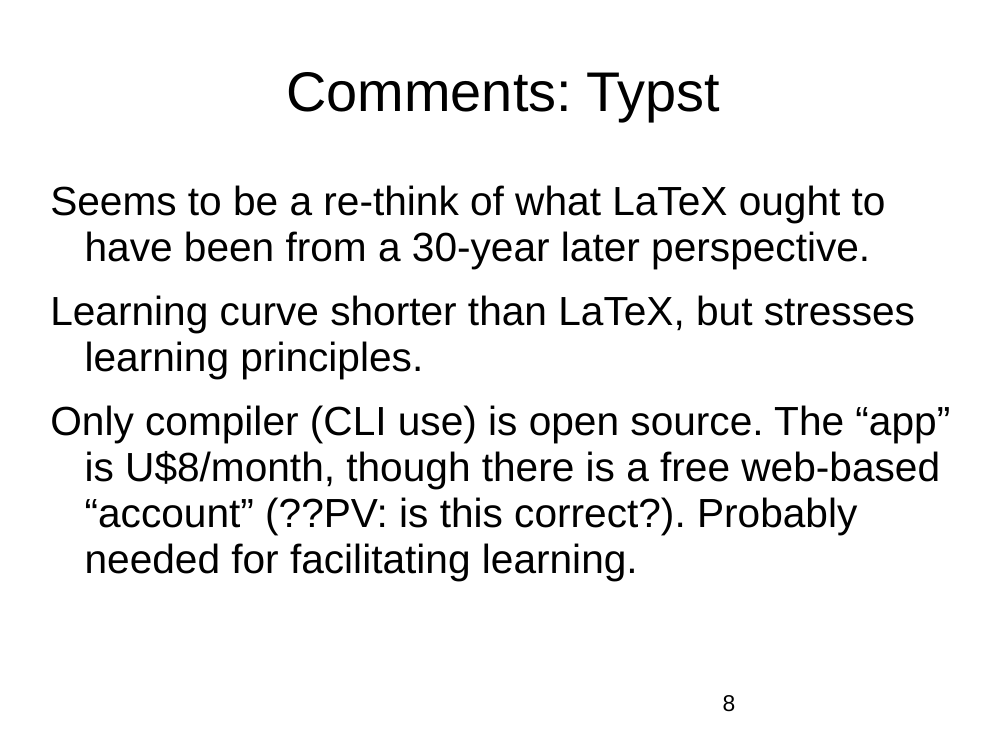
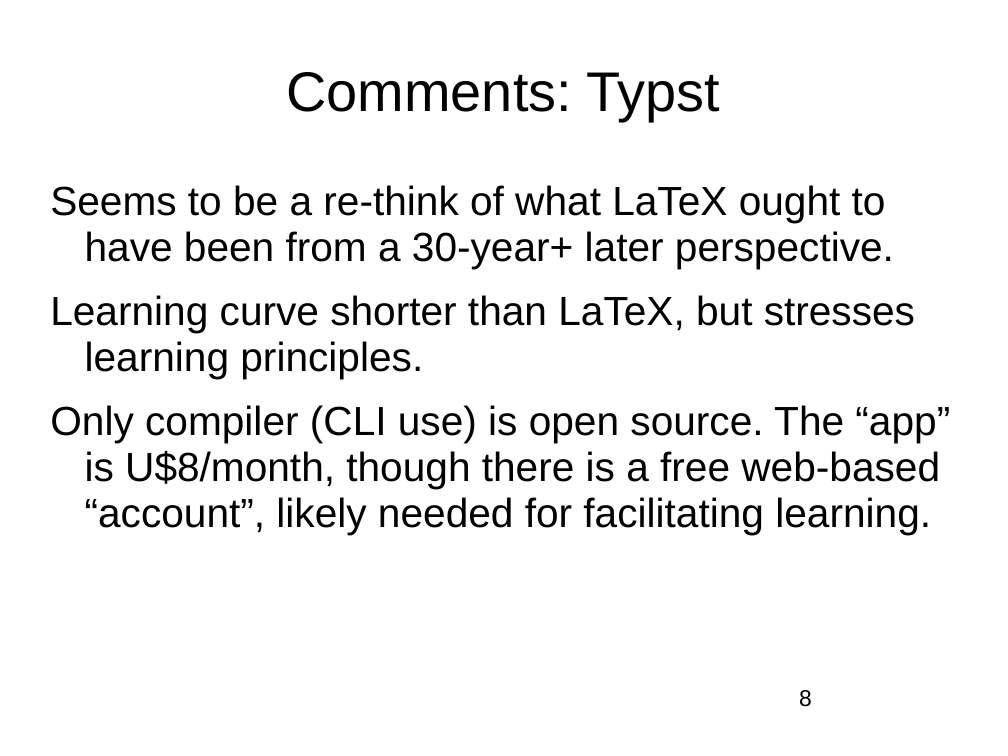
Before and after one commit to nashjc/Partridges, a slide deck: slide 8 of LinuxOttawa20260108.odp. Drawn at 1008x756 pixels with LibreOffice and Linux fonts; fonts in the diff are those of the drawing; background and template pictures are left out. Boxes give left, top, right and bottom in pixels: in the first picture for what was removed or moved away, otherwise in the second. Text is boxed around its words. In the diff, an @@ line names an element or a change of style, - is before the commit and + after.

Commit message:
updates Jan 6

```diff
--- a/LinuxOttawa20260108.odp
+++ b/LinuxOttawa20260108.odp
@@ text at box(50, 185, 894, 269): text changed @@
-Seems to be a re-think of what LaTeX ought to have been from a 30-year later perspective.
+Seems to be a re-think of what LaTeX ought to have been from a 30-year+ later perspective.
@@ text at box(50, 405, 950, 534): text changed @@
-Only compiler (CLI use) is open source. The “app” is U$8/month, though there is a free web-based “account” (??PV: is this correct?). Probably needed for facilitating learning.
+Only compiler (CLI use) is open source. The “app” is U$8/month, though there is a free web-based “account”, likely needed for facilitating learning.
@@ page number: place and size @@
-page number at box(723, 695, 736, 712)
+page number at box(799, 690, 812, 707)
```
Also in this commit, not shown: 11 other slides changed.
